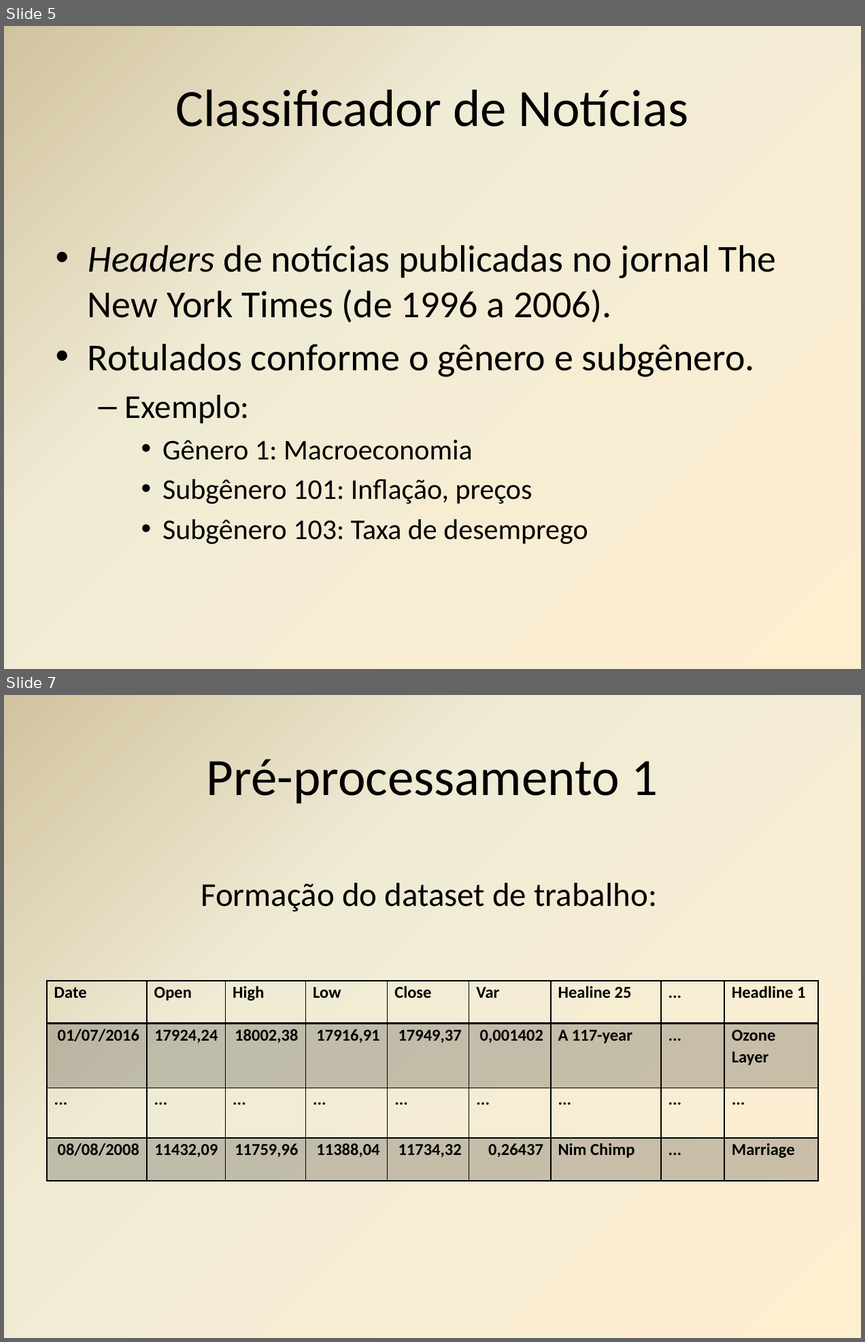
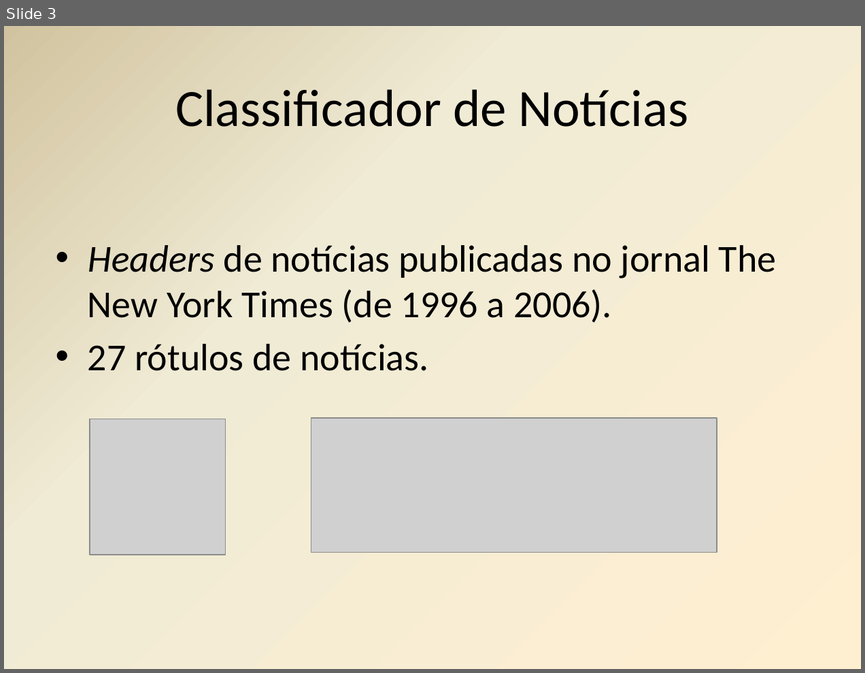
Before and after one commit to mmcastanho/python_kdd, a slide deck: Etapa1_Andre_Matheus.pptx. Shown one above the other, each under a label of ours: slides 5 and 7 before the commit, slide 3 after it; the slides between them are not shown. The pictures are 865x1342 and 865x673 pixels, drawn with LibreOffice and Linux fonts; fonts in the diff are those of the drawing; grey boxes stand for pictures. Boxes give left, top, right and bottom in pixels: in the first picture for what was removed or moved away, otherwise in the second. Text is boxed around its words. In the diff, an @@ line names an element or a change of style, - is before the commit and + after.

```diff
--- a/Etapa1_Andre_Matheus.pptx
+++ b/Etapa1_Andre_Matheus.pptx
@@ slide 7 removed at [4,695,861,1338], background gradient #FFEFD1 to #F0EBD5 to #D1C39F @@
@@ title removed at [207,759,657,804] @@
-Pré-processamento 1
@@ text removed at [201,883,657,912] @@
-Formação do dataset de trabalho:
@@ table removed at [47,981,818,1180], 4 rows, 9 columns @@
-Date | Open | High | Low | Close | Var | Healine 25 | ... | Headline 1
-01/07/2016 | 17924,24 | 18002,38 | 17916,91 | 17949,37 | 0,001402 | A 117-year | ... | Ozone Layer
-... | ... | ... | ... | ... | ... | ... | ... | ...
-08/08/2008 | 11432,09 | 11759,96 | 11388,04 | 11734,32 | 0,26437 | Nim Chimp | ... | Marriage
@@ what was slide 5 is now slide 3 @@
@@ slide 3 changed as well @@
@@ text at [88,344,428,371]: text changed; size 24 to 32 pt @@
-• Rotulados conforme o gênero e subgênero.
-  – Exemplo:
-    • Gênero 1: Macroeconomia
-    • Subgênero 101: Inflação, preços
-    • Subgênero 103: Taxa de desemprego
+• 27 rótulos de notícias.
@@ picture added at [90,418,225,554] @@
@@ picture added at [311,418,716,552] @@
```
Also in this commit, not shown: 3 other slides changed, 6 slides added, 4 other slides removed, 3 other files.
